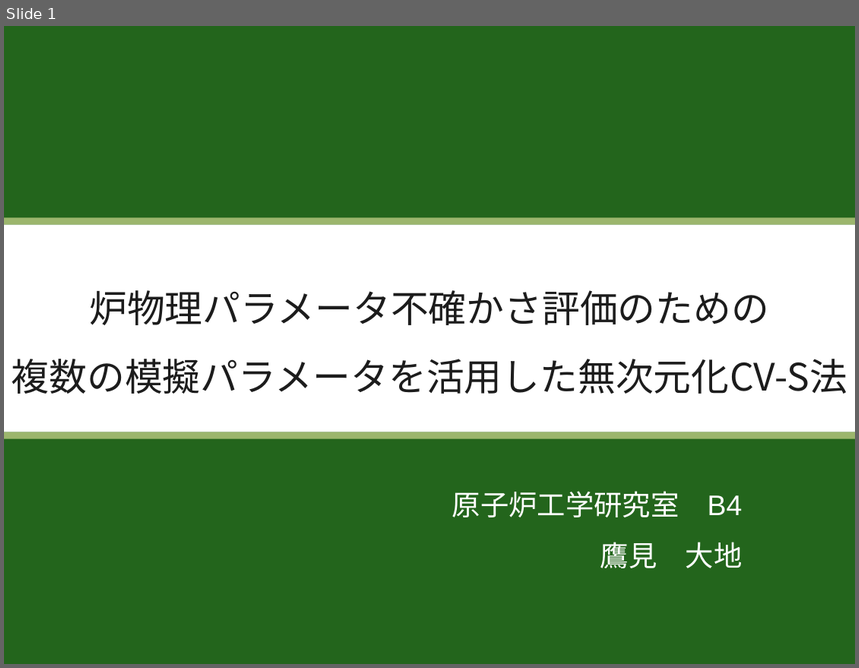
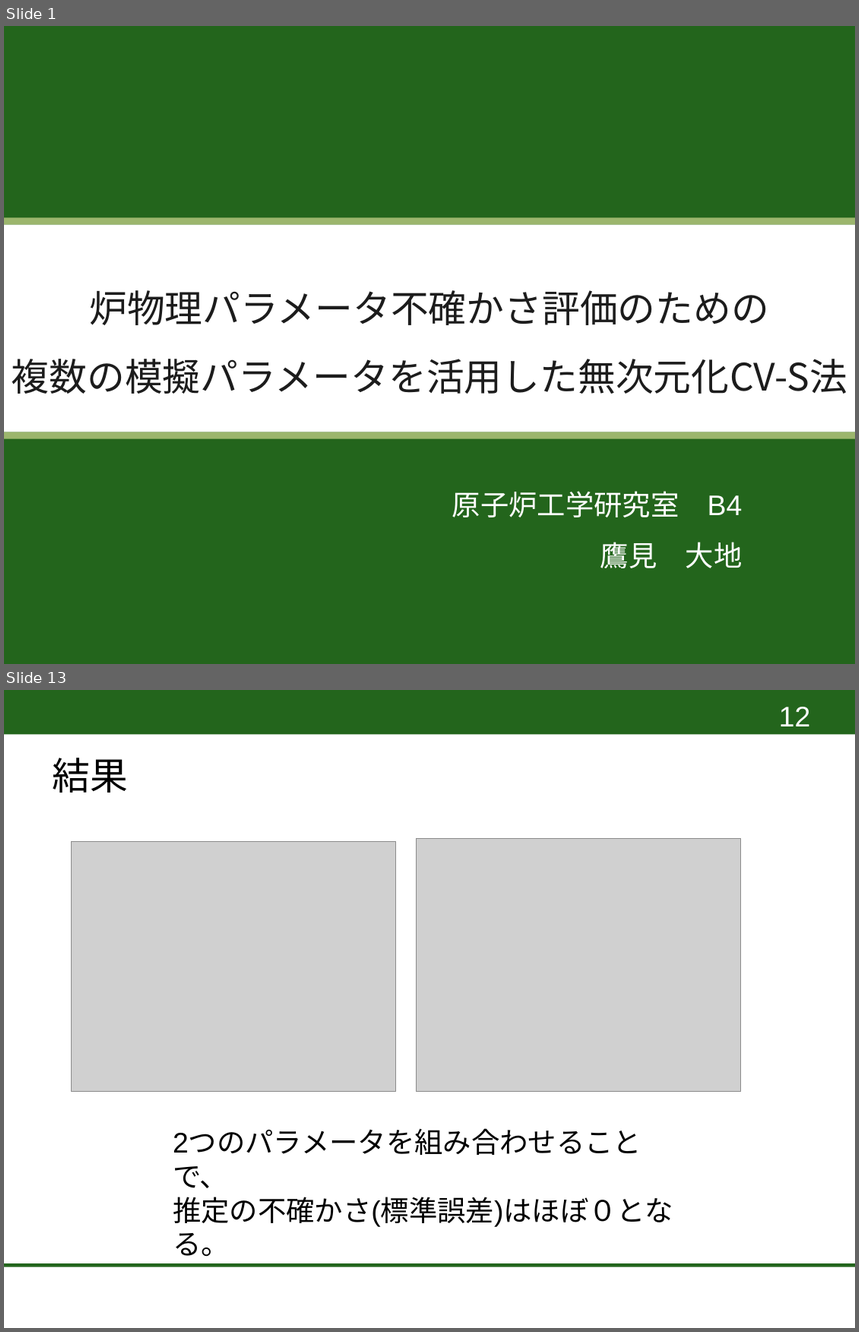
Before and after one commit to DaichiTakami/Reactor-Physics, a slide deck: 卒論発表4-3.pptx. Shown one above the other, each under a label of ours: slide 1 before the commit, slides 1 and 13 after it; the slides between them are not shown. The pictures are 859x668 and 859x1332 pixels, drawn with LibreOffice and Linux fonts; fonts in the diff are those of the drawing; grey boxes stand for pictures; background and template pictures are left out. Boxes give left, top, right and bottom in pixels: in the first picture for what was removed or moved away, otherwise in the second. Text is boxed around its words. In the diff, an @@ line names an element or a change of style, - is before the commit and + after.

```diff
--- a/卒論発表4-3.pptx
+++ b/卒論発表4-3.pptx
@@ slide 13 added at [4,690,855,1328], background #FFFFFF @@
@@ rectangle added at [4,690,855,734], fill #23651C @@
@@ page number added at [779,707,810,726], 24 pt, text #FFFFFF @@
+12
@@ text added at [53,758,129,793], 32 pt, text #000000 @@
+結果
@@ picture added at [71,841,396,1092] @@
@@ picture added at [416,838,741,1092] @@
@@ text added at [173,1167,673,1257], 24 pt, text #000000 @@
+2つのパラメータを組み合わせることで、
+推定の不確かさ(標準誤差)はほぼ０となる。
@@ rectangle added at [4,1264,855,1267], fill #23651C @@
```
Also in this commit, not shown: 6 slides changed, 15 other slides added.
